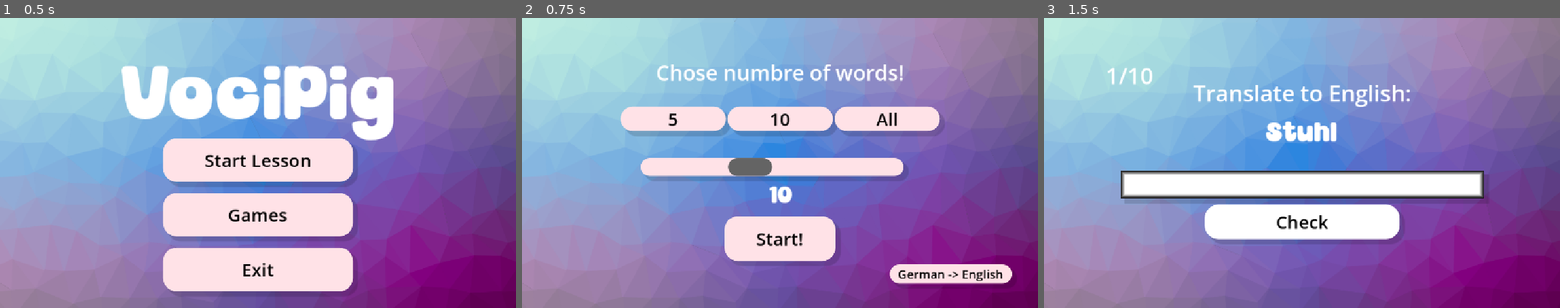
Above: before the commit, frames 1-3 (left to right).
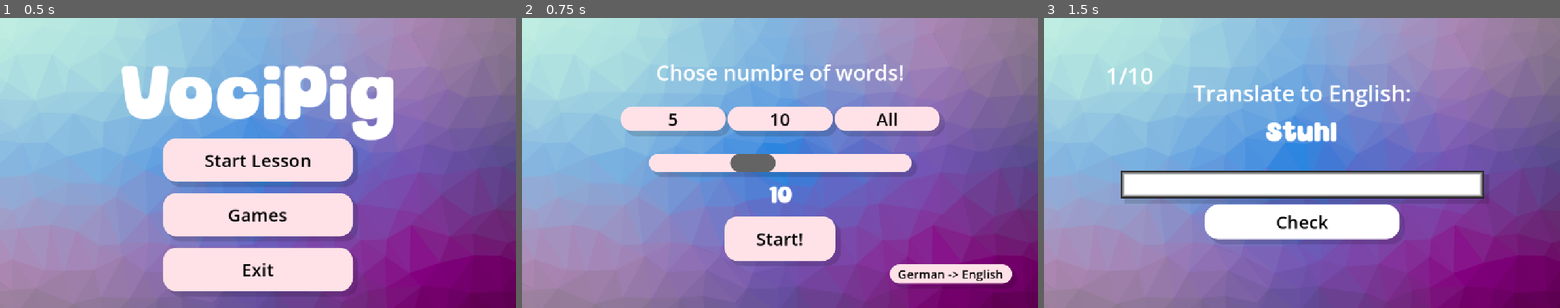
Above: after the commit, the same moments.

Repository: matas-is-here/voci-game
Game: Godot game, scene res://Sceens/main_menu.tscn
The game is run twice, just before and just after one commit, with the same random seed, the same clock (stepped at 60 frames per second) and the same inputs.
Inputs:
- Up to frame 1 (0.5 s): no input
- Up to frame 2 (0.75 s): click "Start Lesson" at 0.5 s
- Up to frame 3 (1.5 s): click "Start!" at 1.25 s

Frame 1 is identical in both runs. In frame 2, 2.4% of the frame differs, in the area x 23-77%, y 46-57%; in frame 3, nothing differs.

Commit message:
Update adjust_max_count.tscn
Just some changes

Diff:
--- a/Sceens/adjust_max_count.tscn
+++ b/Sceens/adjust_max_count.tscn
@@ -318,18 +318,27 @@
 
 [node name="HScrollBar" type="HScrollBar" parent="." unique_id=1572949002]
 custom_minimum_size = Vector2(0, 20)
-layout_mode = 0
-offset_left = 265.0
-offset_top = 313.0
-offset_right = 852.0
-offset_bottom = 353.0
+layout_mode = 1
+anchors_preset = 8
+anchor_left = 0.5
+anchor_top = 0.5
+anchor_right = 0.5
+anchor_bottom = 0.5
+offset_left = -293.5
+offset_top = -20.0
+offset_right = 293.5
+offset_bottom = 20.0
+grow_horizontal = 2
+grow_vertical = 2
 theme_override_styles/scroll = SubResource("StyleBoxFlat_v85e2")
 theme_override_styles/grabber = SubResource("StyleBoxFlat_mtqgh")
 theme_override_styles/grabber_highlight = SubResource("StyleBoxFlat_ols5t")
 theme_override_styles/grabber_pressed = SubResource("StyleBoxFlat_qqfy3")
+min_value = 1.0
 max_value = 30.0
 step = 1.0
 page = 5.0
+value = 1.0
 
 [node name="MaxCountLabel" type="Label" parent="." unique_id=838558918]
 layout_mode = 1
